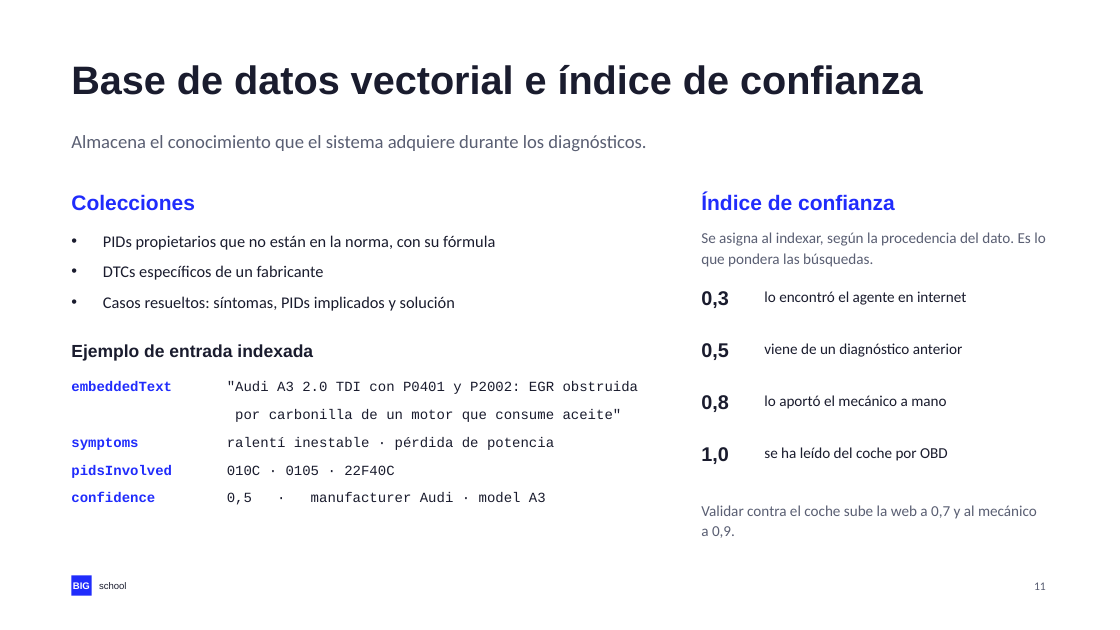
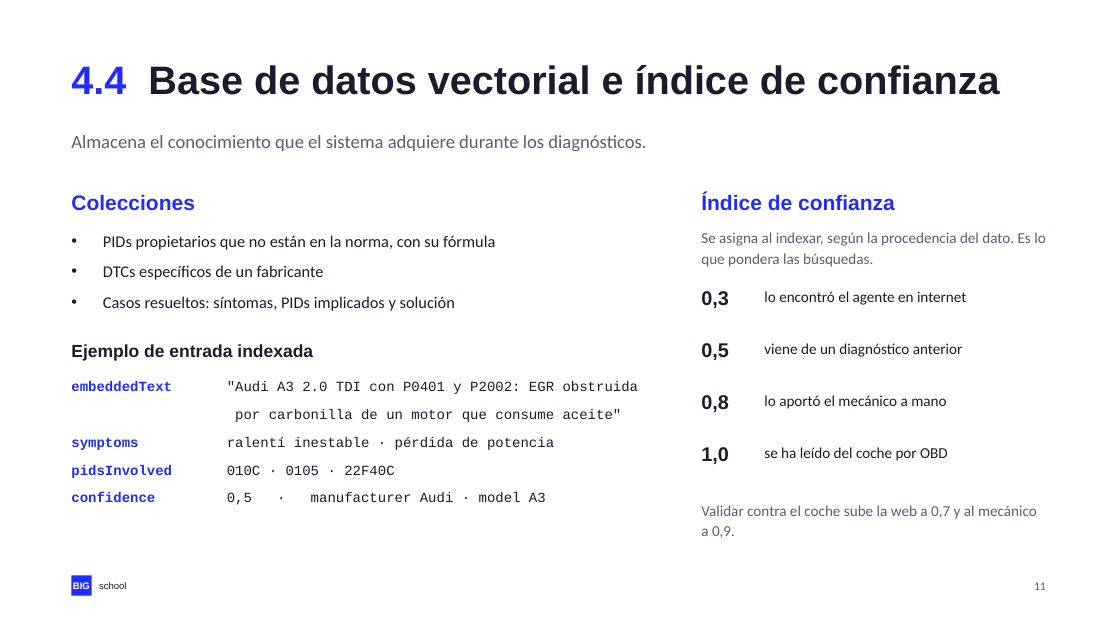
Before and after one commit to NovilloQuinta/intelligent-automotive-diagnostics, a slide deck: slide 11 of docs/presentacion/tfm-intelligent-automotive-diagnostics.pptx. Drawn at 1120x630 pixels with LibreOffice and Linux fonts; fonts in the diff are those of the drawing. Boxes give left, top, right and bottom in pixels: in the first picture for what was removed or moved away, otherwise in the second. Text is boxed around its words. In the diff, an @@ line names an element or a change of style, - is before the commit and + after.

```diff
--- a/docs/presentacion/tfm-intelligent-automotive-diagnostics.pptx
+++ b/docs/presentacion/tfm-intelligent-automotive-diagnostics.pptx
@@ text at box(71, 65, 1000, 95): text changed @@
-Base de datos vectorial e índice de confianza
+4.4 Base de datos vectorial e índice de confianza
```
Also in this commit, not shown: 17 other slides changed, 3 other files.
